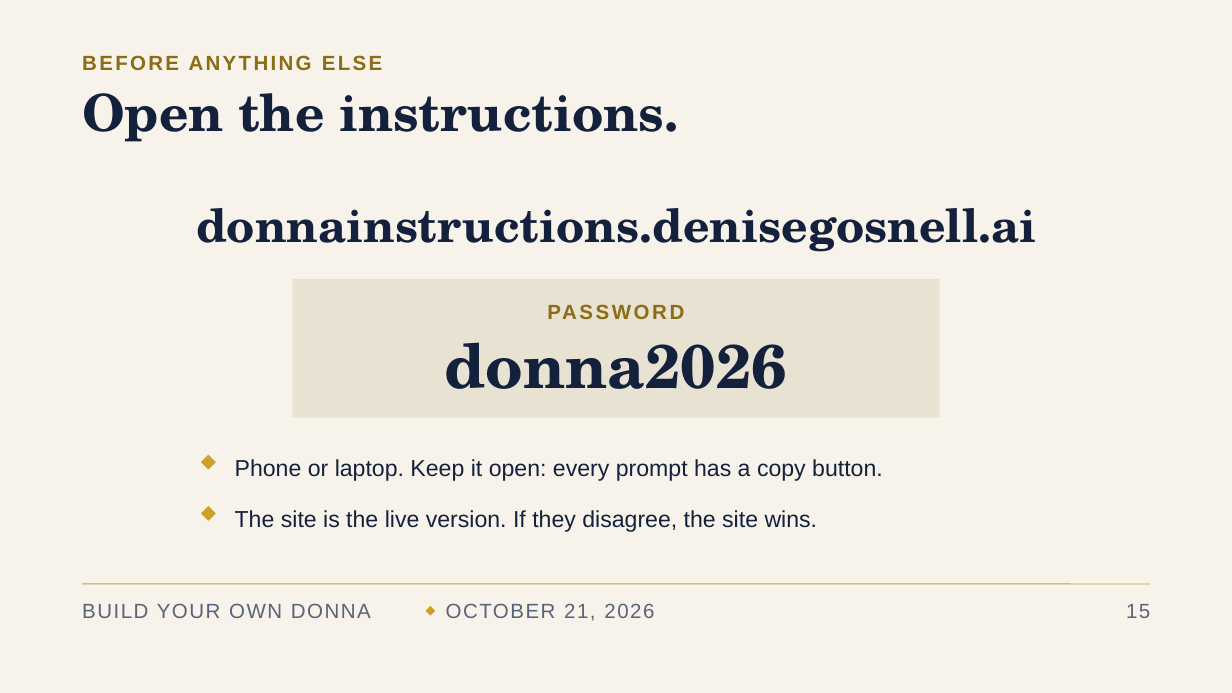
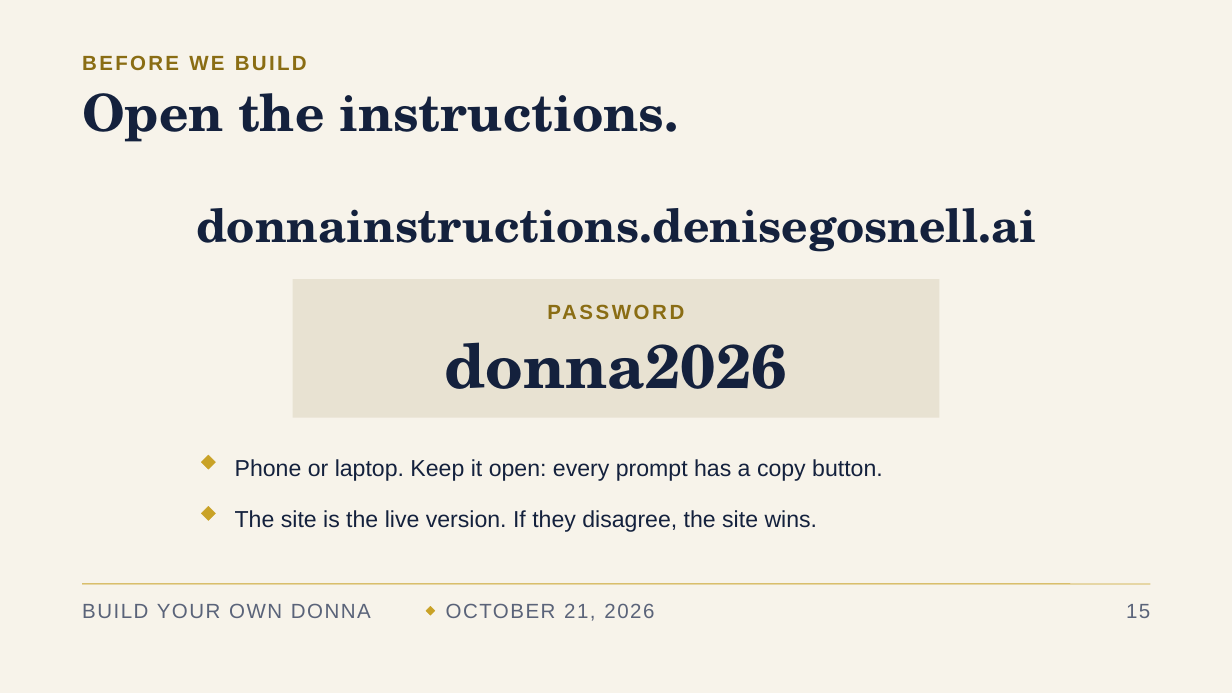
Before and after one commit to denisekgosnell/Donna, a slide deck: slide 16 of decks/build-your-own-donna-v3.pptx. Drawn at 1232x693 pixels with LibreOffice and Linux fonts; fonts in the diff are those of the drawing. Boxes give left, top, right and bottom in pixels: in the first picture for what was removed or moved away, otherwise in the second. Text is boxed around its words. In the diff, an @@ line names an element or a change of style, - is before the commit and + after.

```diff
--- a/decks/build-your-own-donna-v3.pptx
+++ b/decks/build-your-own-donna-v3.pptx
@@ text at <box>82,55,307,70</box>: text changed @@
-BEFORE ANYTHING ELSE
+BEFORE WE BUILD
```
Also in this commit, not shown: 3 other files.
